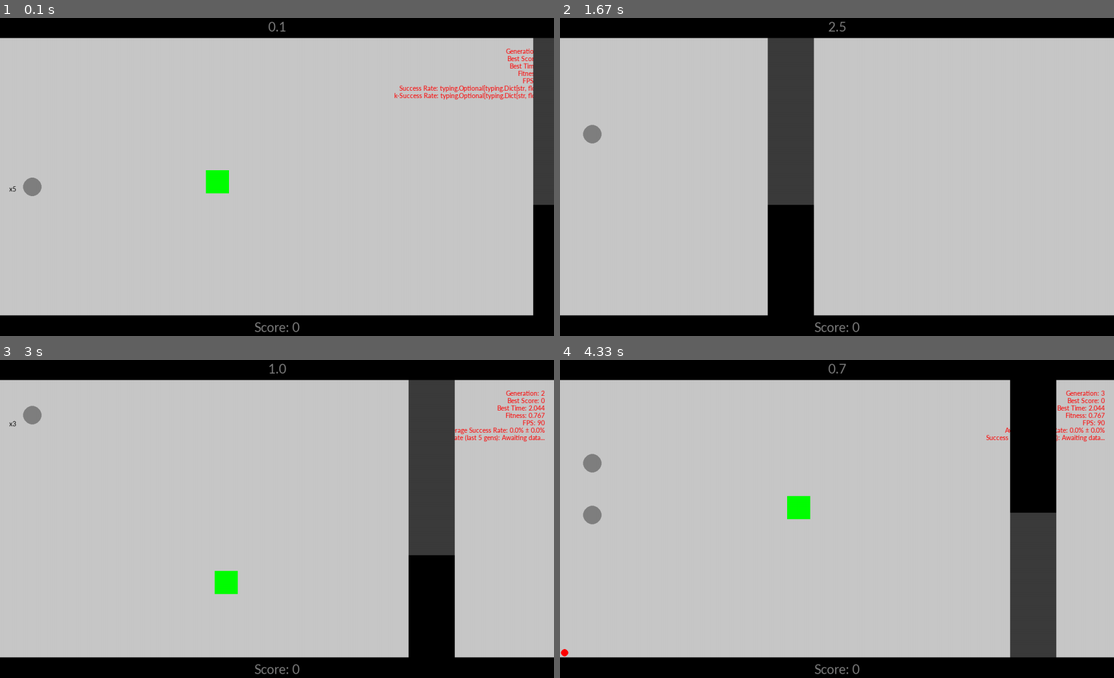
Above: before the commit, frames 1-4 (two rows, left to right).
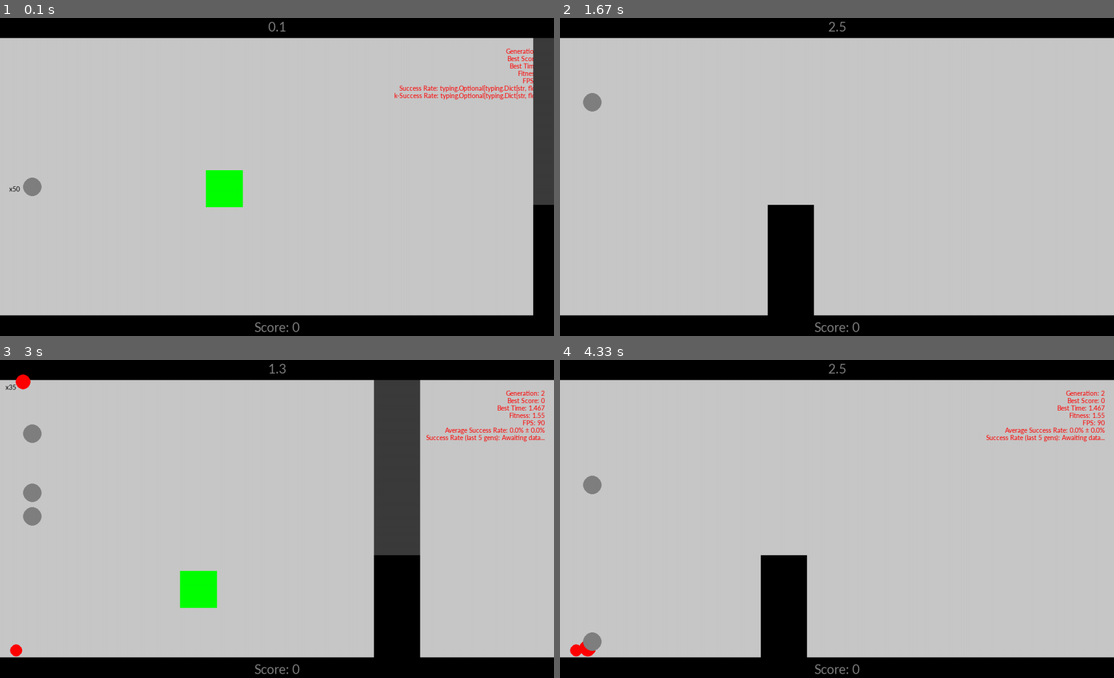
Above: after the commit, the same moments.

Repository: philmuri/GA-project
Game: pygame game, started from src/main.py
The game is run twice, just before and just after one commit, with the same random seed, the same clock (stepped at 60 frames per second) and the same inputs.
Inputs:
- Up to frame 1 (0.1 s): no input
- Up to frame 2 (1.67 s): tap I at 0.33 s
- Up to frame 3 (3 s): tap I at 1.67 s; tap Space at 2 s
- Up to frame 4 (4.33 s): tap P at 3.83 s

The runs differ from the first frame. In frame 1, 0.5% of the frame differs, in the area x 2-44%, y 47-60%; in frame 2, 4.8%; in frame 3, 13%, in the area x 1-99%, y 1-94%; in frame 4, 11%.

Commit message:
fix: mostly some small adjustments to settings to make the AI Learning faster while keeping the game at a good difficulty

Diff:
--- a/src/common/settings.py
+++ b/src/common/settings.py
@@ -10,18 +10,18 @@
 OBSTACLE_COLOR = (0, 0, 0)
 GATE_CLOSED_COLOR = (60, 60, 60)
 KEY_COLOR = (0, 255, 0)
-KEY_SIZE = 50
+KEY_SIZE = 80
 
 OBSTACLE_SPEED = 5
 GRAVITY = 0.5
 JUMP_FORCE = -10
+PLAYER_JUMP_COOLDOWN = 0.25
 GAME_FPS = 90
 
 PLAYER_START_POS = 70
 PLAYER_START_HEIGHT = HEIGHT // 2
 PLAYER_RADIUS = 20
 # PLAYER_JUMP_COOLDOWN tied to GAME_FPS; actual cd is = PLAYER_JUMP_COOLDOWN when GAME_FPS = 60
-PLAYER_JUMP_COOLDOWN = 0.25
 PLAYER_COLOR = (128, 128, 128)
 PLAYER_DEATH_COLOR = (255, 0, 0)
 
@@ -33,13 +33,13 @@
 # - Constants: AI -
 is_AI = True
 MAX_GENERATIONS = 100
-POPULATION_SIZE = 5
+POPULATION_SIZE = 50
 # - Mutation & Crossover -
-MUTATION_CHANCE = 0.5  # mutation probability per weight
+MUTATION_CHANCE = 0.2  # mutation probability per weight
 MUTATION_SIZE = 0.5  # value of 1 gives up to +-0.25 to weights
 KEEP_PARENTS = 2
-CROSSOVER_RATE = 0.3
-CROSS_GENERATION_RATE = 0.3
+CROSSOVER_RATE = 0.0
+CROSS_GENERATION_RATE = 0.0
 # NOTE: The remainder 1 - CROSSOVER_RATE - CROSS_GENERATION_RATE is for cloning and culling
 RESET_THRESHOLD = 10  # partially reset population genes after some generations
 # - Other -
--- a/src/main.py
+++ b/src/main.py
@@ -353,7 +353,7 @@
         # -- Crossover and Mutating --
         for i, _ in enumerate(population):
             # - Standard crossover among KEEP_PARENTS parents -
-            if i <= int(len(population) * c.CROSSOVER_RATE):
+            if i < int(len(population) * c.CROSSOVER_RATE):
                 parents_iw = random.sample(
                     [population[-j-1].weights_input for j in range(c.KEEP_PARENTS)], 2)
                 parents_hw = random.sample(
@@ -368,7 +368,7 @@
                 _.mutate()
 
             # - Cross-generation crossover -
-            elif i <= int(len(population) * (c.CROSS_GENERATION_RATE + c.CROSSOVER_RATE)):
+            elif i < int(len(population) * (c.CROSS_GENERATION_RATE + c.CROSSOVER_RATE)):
                 parents_iw = [population[-1].weights_input, best_overall_iw]
                 parents_hw = [population[-1].weights_hidden, best_overall_hw]
 
@@ -385,10 +385,8 @@
                 if (generation % c.RESET_THRESHOLD == 0) and (best_players['time_alive'][-c.RESET_THRESHOLD] > best_players['time_alive'][-1]):
                     _.__init__(is_AI=c.is_AI)
                 else:
-                    _.weights_input = copy.deepcopy(
-                        population[-1].weights_input)
-                    _.weights_hidden = copy.deepcopy(
-                        population[-1].weights_hidden)
+                    _.weights_input = copy.deepcopy(best_overall_iw)
+                    _.weights_hidden = copy.deepcopy(best_overall_hw)
                     _.mutate()
 
         # - Update/Reset Other Elements -
